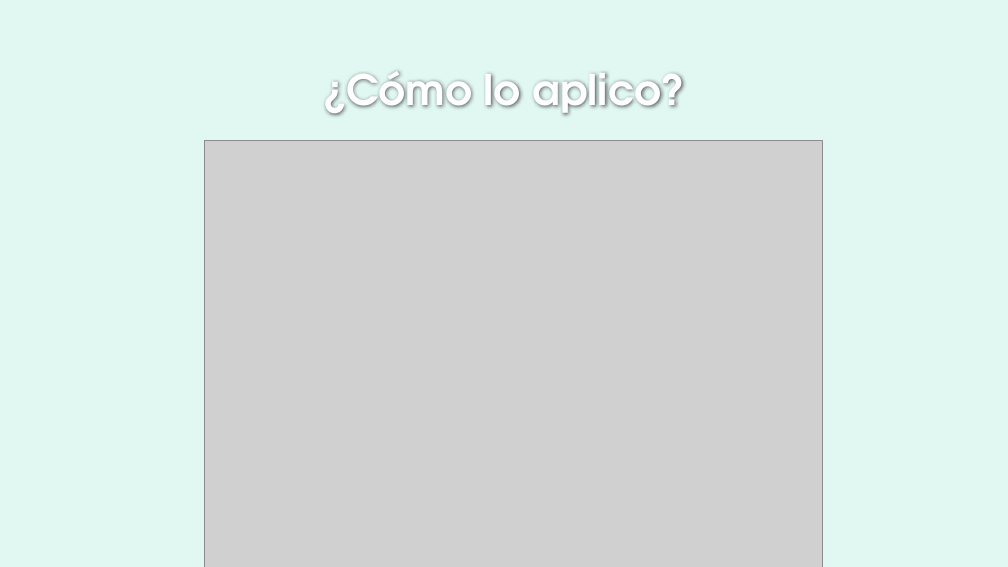
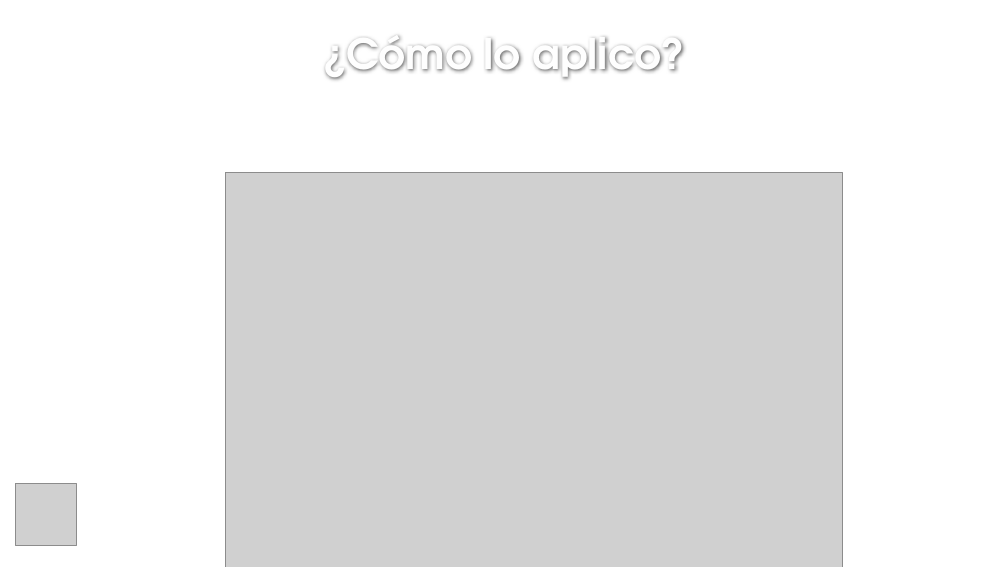
Before and after one commit to mcag2099/Taller_IEEE_Siendo_Creativos_R, a slide deck: slide 12 of Ppt_rmarkdown_shiny.pptx (slide 10 before the commit). Drawn at 1008x567 pixels with LibreOffice and Linux fonts; fonts in the diff are those of the drawing; grey boxes stand for pictures; background and template pictures are left out. Boxes give left, top, right and bottom in pixels: in the first picture for what was removed or moved away, otherwise in the second. Text is boxed around its words. In the diff, an @@ line names an element or a change of style, - is before the commit and + after.

```diff
--- a/Ppt_rmarkdown_shiny.pptx
+++ b/Ppt_rmarkdown_shiny.pptx
@@ background #E1F7F1 to #FFFFFF @@
@@ title "¿Cómo lo aplico?": place and size @@
-title "¿Cómo lo aplico?" at box(323, 71, 685, 116)
+title "¿Cómo lo aplico?" at box(323, 36, 685, 80)
@@ picture: place and size @@
-picture at box(205, 141, 822, 567)
+picture at box(225, 172, 842, 567)
@@ picture added at box(15, 483, 76, 545) @@
```
Also in this commit, not shown: 11 other slides changed, 3 slides added, 1 slide removed, 6 other files.
